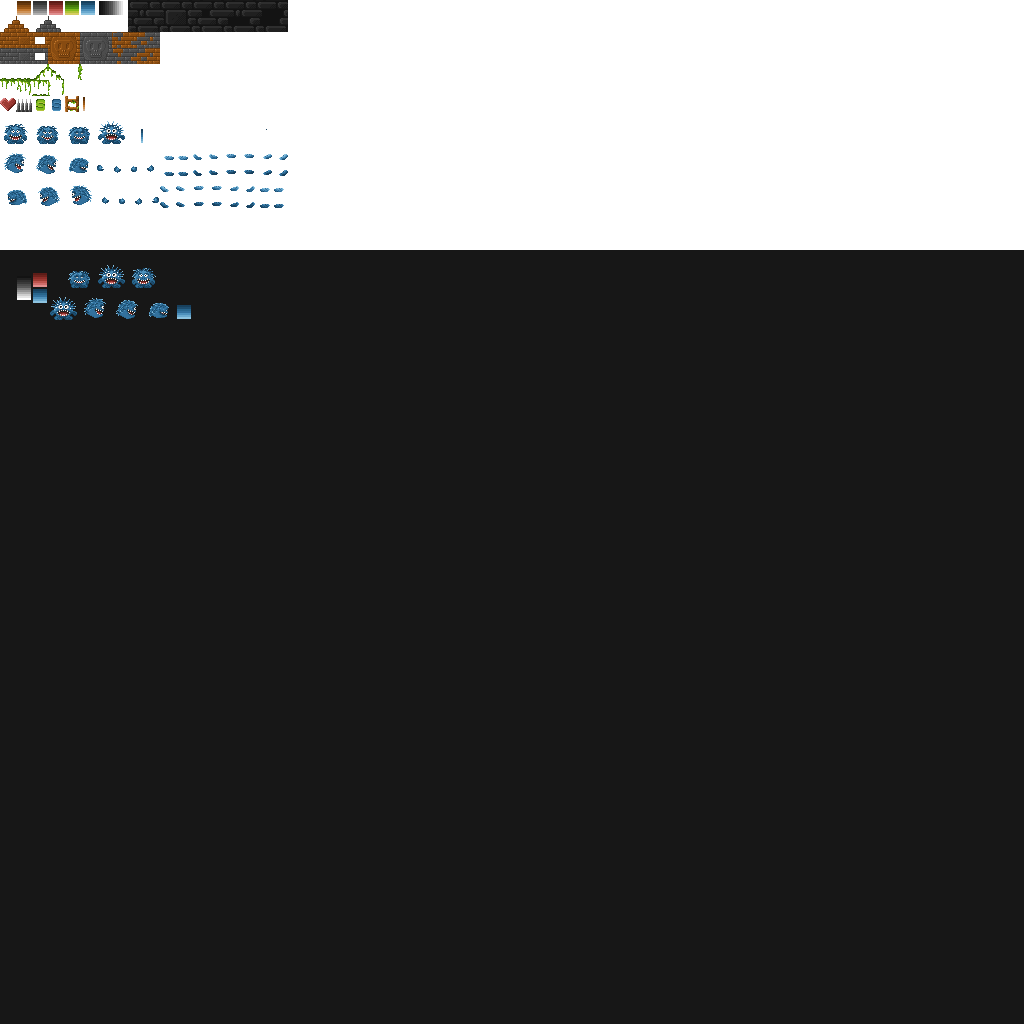
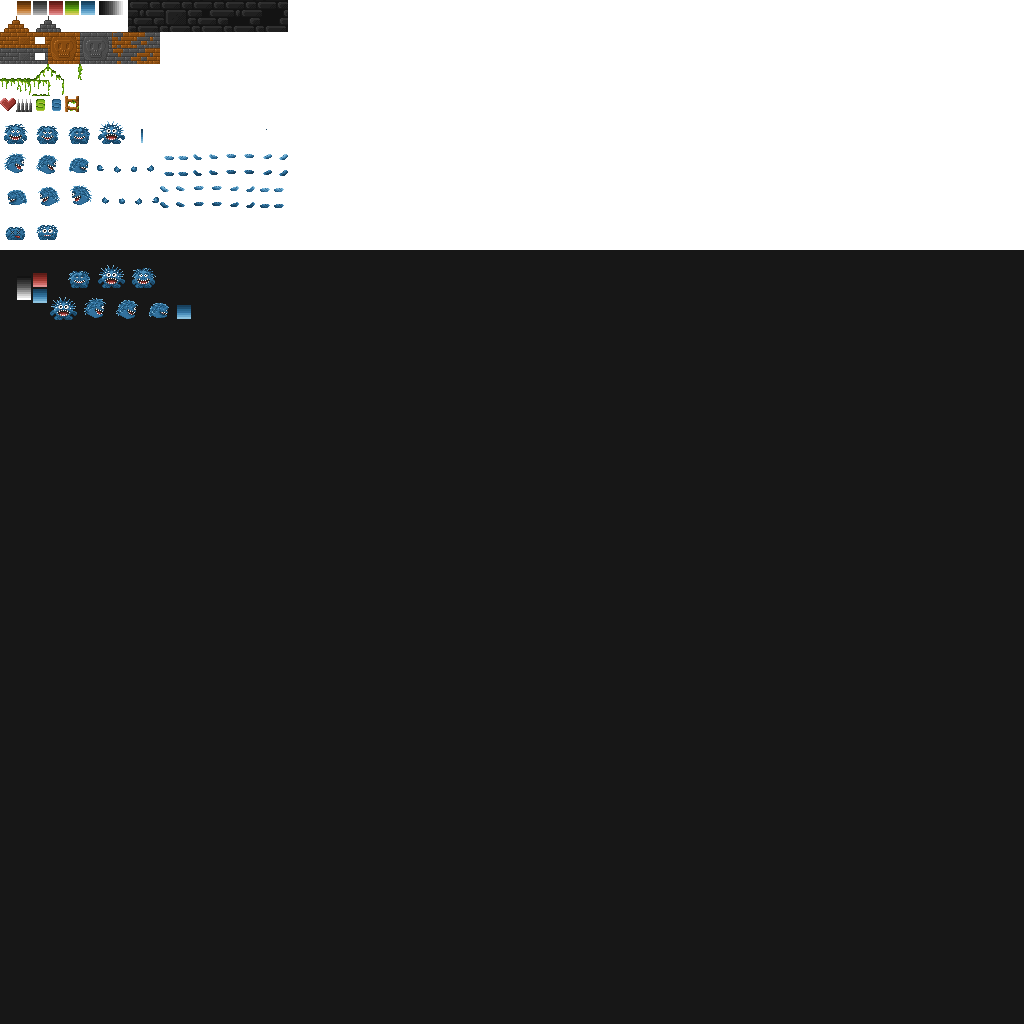
Layered file, before and after one edit (1024 × 1024). Changes by layer:
painted on "Background copy" over [5, 97, 85, 240]
